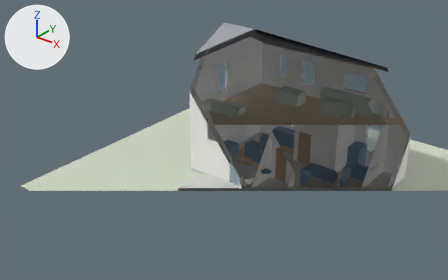
Two versions of the glTF model output/building.glb, one commit apart.
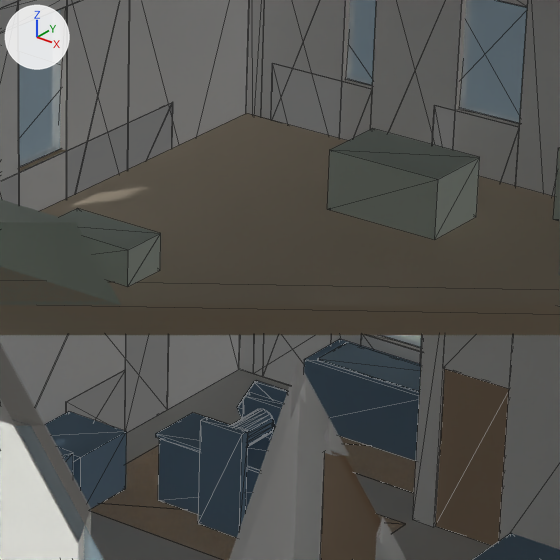
There are two pictures of each version: one whole from a 50 mm camera at (23.13, -25.62, 18.62) aimed at (1.18, 1.81, 1.61), one close up on the part from 48% to 72% of the width and 22% to 60% of the height. The lights are fixed; the arrows at upper left show +X, +Y and +Z. The first two pictures are the older version. The close-ups show mesh edges as thin lines. Everything nearer to the camera than a plane just in front of the edit is cut away.

Objects in the first close-up: 'ADU-Furniture / Dining table', 'ADU-Furniture / Sofa', "Doors / Wet room door (3')", 'Floors / Upper floor', 'Slab / Ground floor slab (6" reinforced, for press load)', 'Studio-Equipment / Inking table (glass slab top)', 'Walls-Ext-Drywall / North wall drywall above North light window 1', 'Walls-Ext-Drywall / North wall drywall above North light window 2', 'Walls-Ext-Drywall / West wall drywall above Studio west window 2', 'Walls-Ext-Drywall / West wall drywall below Living west window wall', 'Walls-Ext-Drywall / West wall drywall pier end', 'Walls-Interior / Wet room south wall pier end' and 51 more.
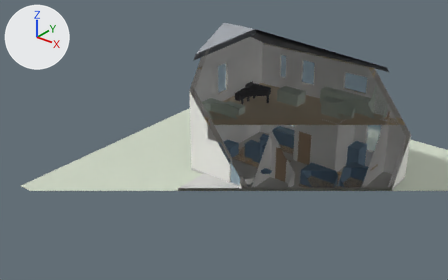
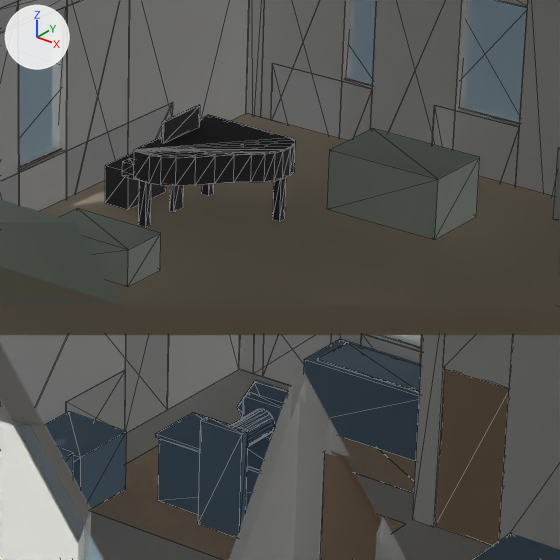
Boxes (x1, y1, x2, y2) around the edits, measured in the close-ups (560 x 560 px):
'ADU-Piano / Steinway Model S case (ebony)', added
    after: (134, 145, 295, 186)
'ADU-Piano / Steinway Model S lid (closed)', added
    after: (134, 115, 295, 158)
'ADU-Piano / Piano bench (30" x 14")', added
    after: (105, 152, 166, 210)
'ADU-Piano / Steinway Model S music desk', added
    after: (162, 105, 200, 143)
'ADU-Piano / Steinway Model S treble leg', added
    after: (139, 181, 151, 227)
'ADU-Piano / Steinway Model S tail leg', added
    after: (273, 178, 286, 221)
'ADU-Piano / Steinway Model S pedal lyre', added
    after: (170, 186, 184, 212)
'ADU-Piano / Steinway Model S cheek (treble)', added
    after: (122, 158, 134, 174)
'ADU-Piano / Steinway Model S bass leg', added
    after: (202, 184, 214, 196)
'ADU-Piano / Steinway Model S key slip', added
    after: (122, 171, 134, 179)
'Walls-Ext-Drywall / West wall drywall below Studio west window 2', unchanged, covered by the edit
    before: (67, 370, 126, 431)
    after: (67, 371, 126, 430)

What the commit changed:
Material 'ADU-Piano' (mat_adu_piano) is new.
Its base color is (0.0706, 0.0706, 0.0784) (dark grey #4b4b4f).
Its roughness is 0.85.
Mesh me_piano_bench__30__x_14 is new.
It is a box spanning x 0.686..1.036, y 3.512..4.274, z 3.658..4.145.
It uses material mat_adu_piano (dark grey #4b4b4f).
Mesh me_steinway_model_s_tail_leg is new.
It is a box spanning x 2.569..2.673, y 4.353..4.456, z 3.658..4.252.
It uses material mat_adu_piano (dark grey #4b4b4f).
Mesh me_steinway_model_s_treble_leg is new.
It is a box spanning x 1.426..1.53, y 3.208..3.311, z 3.658..4.252.
It uses material mat_adu_piano (dark grey #4b4b4f).
Mesh me_steinway_model_s_bass_leg is new.
It is a box spanning x 1.426..1.53, y 4.474..4.578, z 3.658..4.252.
It uses material mat_adu_piano (dark grey #4b4b4f).
Mesh me_steinway_model_s_pedal_lyre is new.
It is a box spanning x 1.448..1.509, y 3.795..3.993, z 3.658..4.252.
It uses material mat_adu_piano (dark grey #4b4b4f).
Mesh me_steinway_model_s_music_desk is new.
It is a box spanning x 1.509..1.539, y 3.536..4.252, z 4.624..4.892.
It uses material mat_adu_piano (dark grey #4b4b4f).
Mesh me_steinway_model_s_cheek__treble is new.
It is a box spanning x 1.219..1.387, y 3.153..3.281, z 4.313..4.435.
It uses material mat_adu_piano (dark grey #4b4b4f).
Mesh me_steinway_model_s_key_slip is new.
It is a box spanning x 1.219..1.387, y 3.153..4.633, z 4.252..4.313.
It uses material mat_adu_piano (dark grey #4b4b4f).
Mesh me_steinway_model_s_lid__closed is new.
It has 32 vertices, 60 faces and spans x 1.387..2.769, y 3.153..4.633, z 4.602..4.624.
It uses material mat_adu_piano (dark grey #4b4b4f).
Mesh me_steinway_model_s_case__ebony is new.
It has 32 vertices, 60 faces and spans x 1.387..2.769, y 3.153..4.633, z 4.252..4.602.
It uses material mat_adu_piano (dark grey #4b4b4f).
Object 'ADU-Piano / Piano bench (30" x 14")' (ob_adu_piano___piano_bench__30__x_14) is new; it shows me_piano_bench__30__x_14.
Its location is (0.0, 0.0, 0.0).
Object 'ADU-Piano / Steinway Model S tail leg' (ob_adu_piano___steinway_model_s_tail_leg) is new; it shows me_steinway_model_s_tail_leg.
Its location is (0.0, 0.0, 0.0).
Object 'ADU-Piano / Steinway Model S treble leg' (ob_adu_piano___steinway_model_s_treble_leg) is new; it shows me_steinway_model_s_treble_leg.
Its location is (0.0, 0.0, 0.0).
Object 'ADU-Piano / Steinway Model S bass leg' (ob_adu_piano___steinway_model_s_bass_leg) is new; it shows me_steinway_model_s_bass_leg.
Its location is (0.0, 0.0, 0.0).
Object 'ADU-Piano / Steinway Model S pedal lyre' (ob_adu_piano___steinway_model_s_pedal_lyre) is new; it shows me_steinway_model_s_pedal_lyre.
Its location is (0.0, 0.0, 0.0).
Object 'ADU-Piano / Steinway Model S music desk' (ob_adu_piano___steinway_model_s_music_desk) is new; it shows me_steinway_model_s_music_desk.
Its location is (0.0, 0.0, 0.0).
Object 'ADU-Piano / Steinway Model S cheek (treble)' (ob_adu_piano___steinway_model_s_cheek__treble) is new; it shows me_steinway_model_s_cheek__treble.
Its location is (0.0, 0.0, 0.0).
Object 'ADU-Piano / Steinway Model S key slip' (ob_adu_piano___steinway_model_s_key_slip) is new; it shows me_steinway_model_s_key_slip.
Its location is (0.0, 0.0, 0.0).
Object 'ADU-Piano / Steinway Model S lid (closed)' (ob_adu_piano___steinway_model_s_lid__closed) is new; it shows me_steinway_model_s_lid__closed.
Its location is (0.0, 0.0, 0.0).
Object 'ADU-Piano / Steinway Model S case (ebony)' (ob_adu_piano___steinway_model_s_case__ebony) is new; it shows me_steinway_model_s_case__ebony.
Its location is (0.0, 0.0, 0.0).
